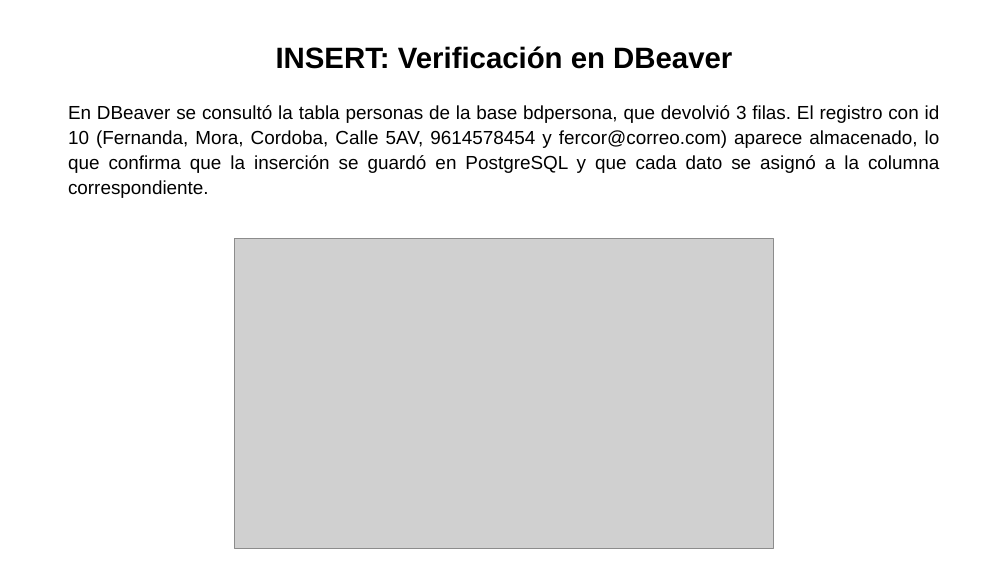
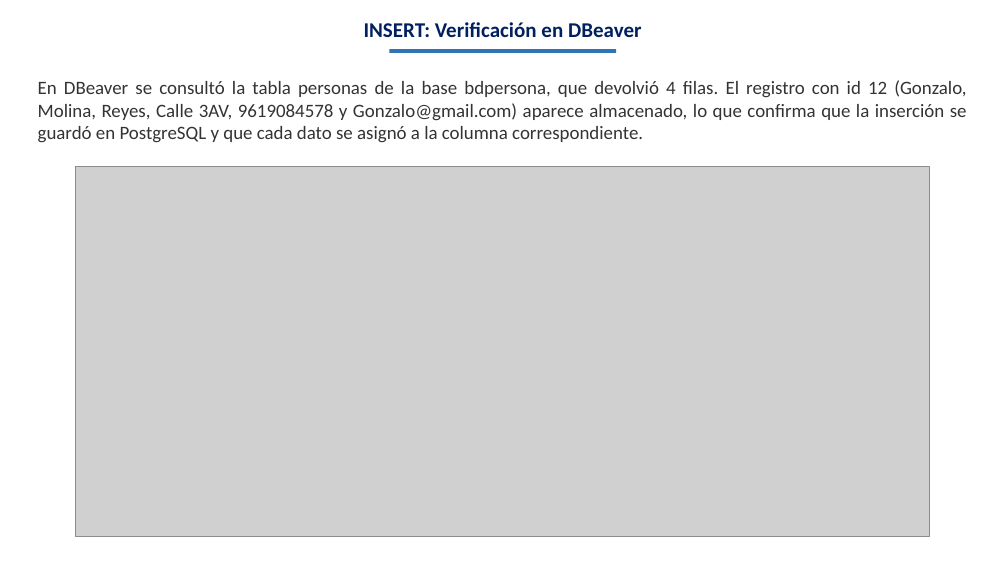
Before and after one commit to alondraS128/TBD_Tema-4, a slide deck: slide 7 of Actividad 4.3 Banco de ejercicios_AlondraSantis_TBD_5ISCM.pptx (slide 6 before the commit). Drawn at 1008x567 pixels with LibreOffice and Linux fonts; fonts in the diff are those of the drawing; grey boxes stand for pictures. Boxes give left, top, right and bottom in pixels: in the first picture for what was removed or moved away, otherwise in the second. Text is boxed around its words. In the diff, an @@ line names an element or a change of style, - is before the commit and + after.

```diff
--- a/Actividad 4.3 Banco de ejercicios_AlondraSantis_TBD_5ISCM.pptx
+++ b/Actividad 4.3 Banco de ejercicios_AlondraSantis_TBD_5ISCM.pptx
@@ text "INSERT: Verificación en DBeaver" moved from (x1=276, y1=46, x2=732, y2=69) to (x1=364, y1=22, x2=642, y2=37) @@
@@ text "INSERT: Verificación en DBeaver" at (x1=364, y1=22, x2=642, y2=37): size 28 to 20 pt, font Arial to Calibri, text colour #000000 to #002060 @@
@@ rectangle added at (x1=389, y1=49, x2=616, y2=53), fill #2E75B6 @@
@@ text "En DBeaver se consultó la ..." at (x1=38, y1=80, x2=967, y2=143): vertical alignment top to middle @@
@@ text at (x1=38, y1=80, x2=967, y2=143): text changed; font Arial to Calibri; text colour #000000 to #333333 @@
-En DBeaver se consultó la tabla personas de la base bdpersona, que devolvió 3 filas. El registro con id 10 (Fernanda, Mora, Cordoba, Calle 5AV, 9614578454 y fercor@correo.com) aparece almacenado, lo que confirma que la inserción se guardó en PostgreSQL y que cada dato se asignó a la columna correspondiente.
+En DBeaver se consultó la tabla personas de la base bdpersona, que devolvió 4 filas. El registro con id 12 (Gonzalo, Molina, Reyes, Calle 3AV, 9619084578 y Gonzalo@gmail.com) aparece almacenado, lo que confirma que la inserción se guardó en PostgreSQL y que cada dato se asignó a la columna correspondiente.
@@ picture added at (x1=76, y1=166, x2=930, y2=537) @@
@@ picture removed at (x1=235, y1=238, x2=774, y2=548) @@
```
Also in this commit, not shown: 13 other slides changed, 8 slides added, 4 slides removed, 19 other files.
